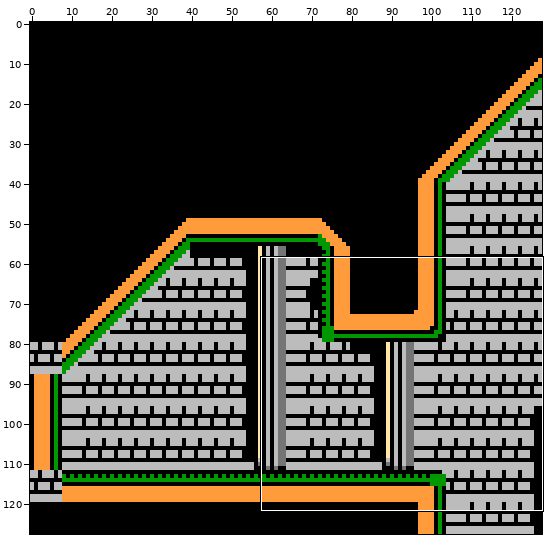
File history of a sprite sheet, icons/levels/Sewers_Sewer_Layout_0_Sewer_Object_0.png. Above, an overview of the earlier version with the close-up marked.
Close-up. Earlier state:
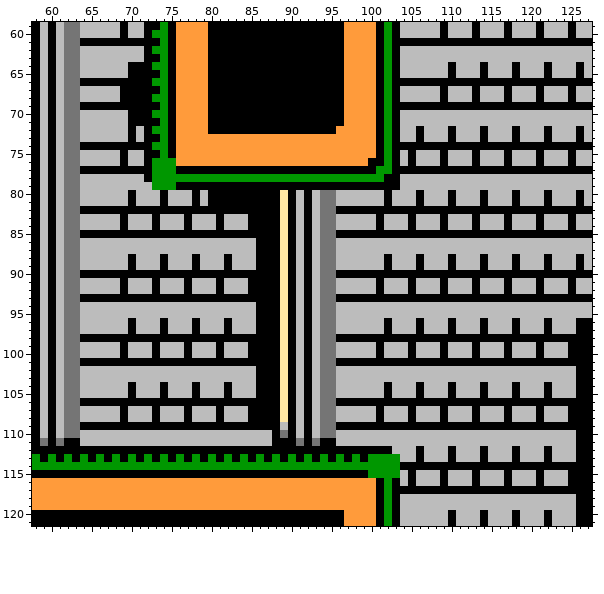
The file is 128x128 pixels. Shown: x 58..127, y 59..121. The commit also changed other parts of the picture, which this record leaves out.
New version:
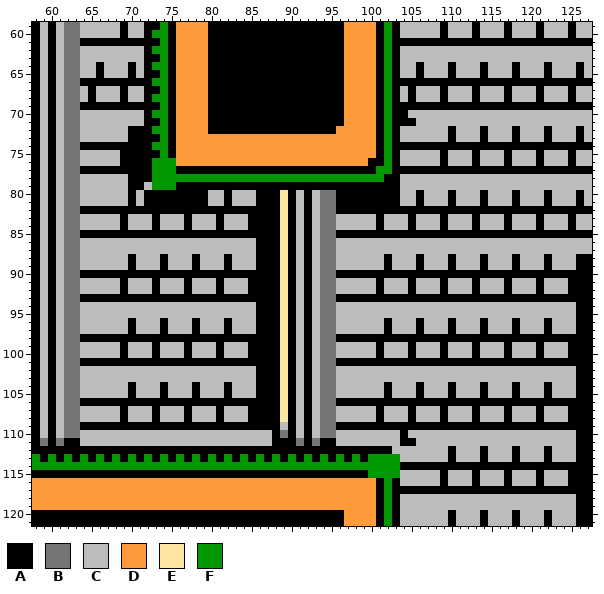
Palette (. is transparent): A #000000  B #757575  C #bcbcbc  D #ff9b3b  E #ffe7a3  F #009700
Edits made:
y 64..65: x 66 C -> A; x 71 A -> C; x 106 C -> A
y 67..68: x 65 C -> A; x 70..71 AA -> CC; x 105 C -> A
y 70: x 70..71 AA -> CC; x 104 C -> A
y 71: x 70..71 AA -> CC; x 104..105 CC -> AA
y 72..73: x 71 C -> A; x 106 A -> C
y 75..76: x 70..71 CC -> AA; x 105 A -> C
y 78..79: x 70..71 CC -> AA
y 80..81: x 72..73 CC -> AA; x 75..77 CCC -> AAA; x 79..81 CAA -> ACC; x 83..85 AAA -> CCC; x 96..101 CCCCCC -> AAAAAA; x 103 C -> A
y 88..89: x 127 C -> A
y 91..92: x 126..127 CC -> AA
y 94..95: x 126..127 CC -> AA
y 110: x 104 C -> A
y 111: x 104..105 CC -> AA
y 112..113: x 106 A -> C
y 115..116: x 105 A -> C
Where, in picture pixels (left, top, right, bottom), the same in both close-ups:
changed: (88, 62, 104, 102)
changed: (128, 62, 256, 206)
changed: (400, 62, 424, 166)
changed: (336, 190, 400, 206)
changed: (576, 254, 592, 318)
changed: (400, 430, 424, 486)
